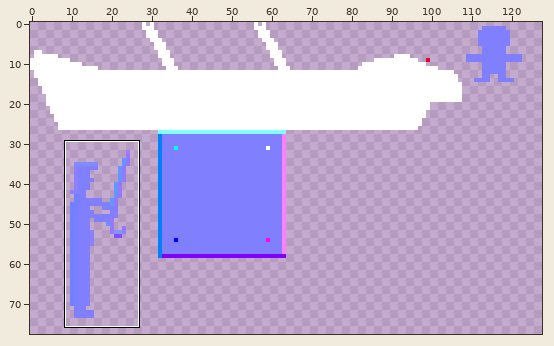
One commit to this sprite sheet: resource/tiles_atlas_0_normal.png. Above, an overview of the earlier version with the close-up marked.
Close-up. First the earlier version:
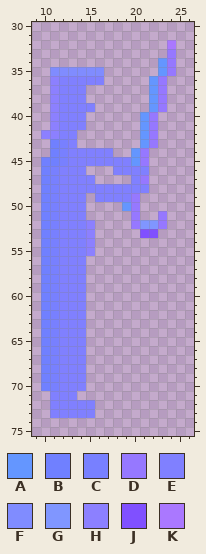
The file is 128x128 pixels. Colours within 5 levels of each other are drawn and written as one. Shown: x 9..26, y 30..75. The wide view leaves out empty margins. The commit also changed other parts of the picture, which this record leaves out.
Palette (. is transparent): A #6496ff  B #7080ff  C #7880ff  D #9678ff  E #8080ff  F #808cff  G #8096ff  H #8c80ff  J #8050ff  K #aa78ff
Pixels before, first column x 10:
32 ..............K
33 ..............D
34 .............AD
35 .FFFFFF......AD
36 .HEEEEE.....AD.
37 .HEEE.......AD.
38 .HEEE.......AD.
39 .HEEEE......AD.
40 .HEEE......AD..
41 .HEEE......AD..
42 HHEE.......AD..
43 .BCE.......AD..
44 .BCEEEEE..AD...
45 BBCEEEEEEEAD...
46 BCEEE...EEEE...
47 BCEEEE....ED...
48 BCEEEEEEEEEE...
49 BCEEE.EEEED....
50 BCEEE....AD....
51 BCEEE.....D..D.
52 BCEEEH....DGGD.
53 BCEEEH.....JJ..
54 BCEEEH.........
55 BCEEEH.........
56 BCEEE..........
57 BCEEE..........
58 BCEEE..........
59 BCEEE..........
60 BCEEE..........
61 BCEEE..........
62 BCEEE..........
63 BCEEE..........
64 BCEEE..........
65 BCEEE..........
66 BCEEE..........
67 BCEEE..........
68 BCEEE..........
69 BCEEE..........
70 BCEEE..........
71 .EEE...........
72 .EEEEE.........
73 .EEEEE.........
The same view after the edit:
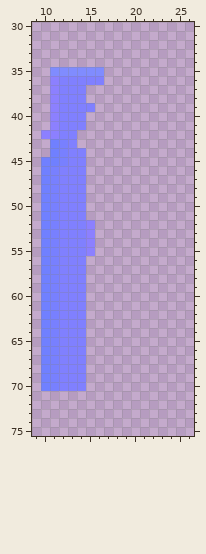
Difference:
Changed rows in their new state; - is an unchanged pixel.
first column x 15:
32 ---------.
33 ---------.
34 --------..
35 --------..
36 -------..-
37 -------..-
38 -------..-
39 -------..-
40 ------..--
41 ------..--
42 ------..--
43 ------..--
44 ...--..---
45 .......---
46 ---....---
47 .----..---
48 .......---
49 -.....----
50 ----..----
51 -----.--.-
52 -----....-
53 ------..--
first column x 11:
71 ...--
72 .....
73 .....
